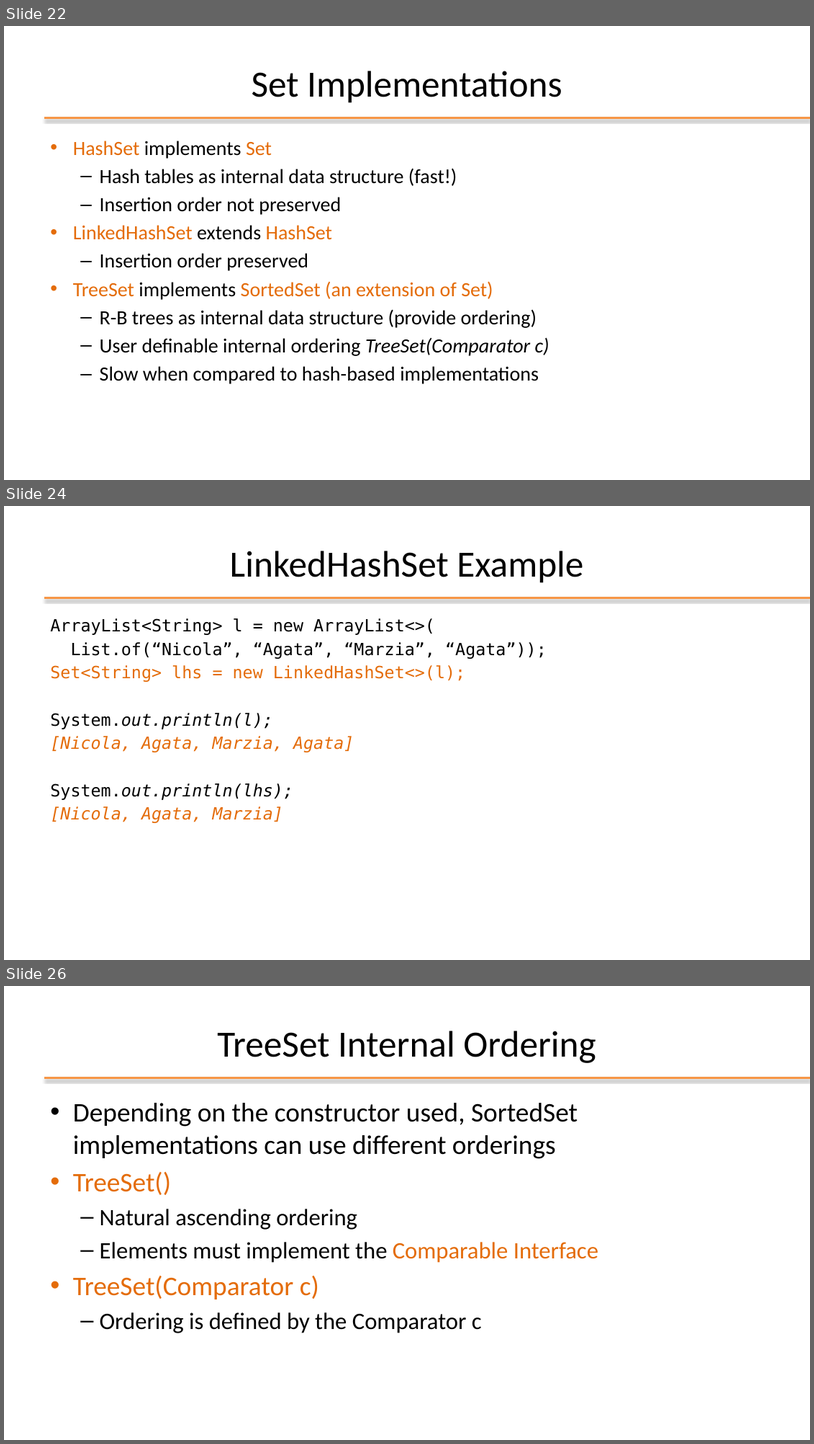
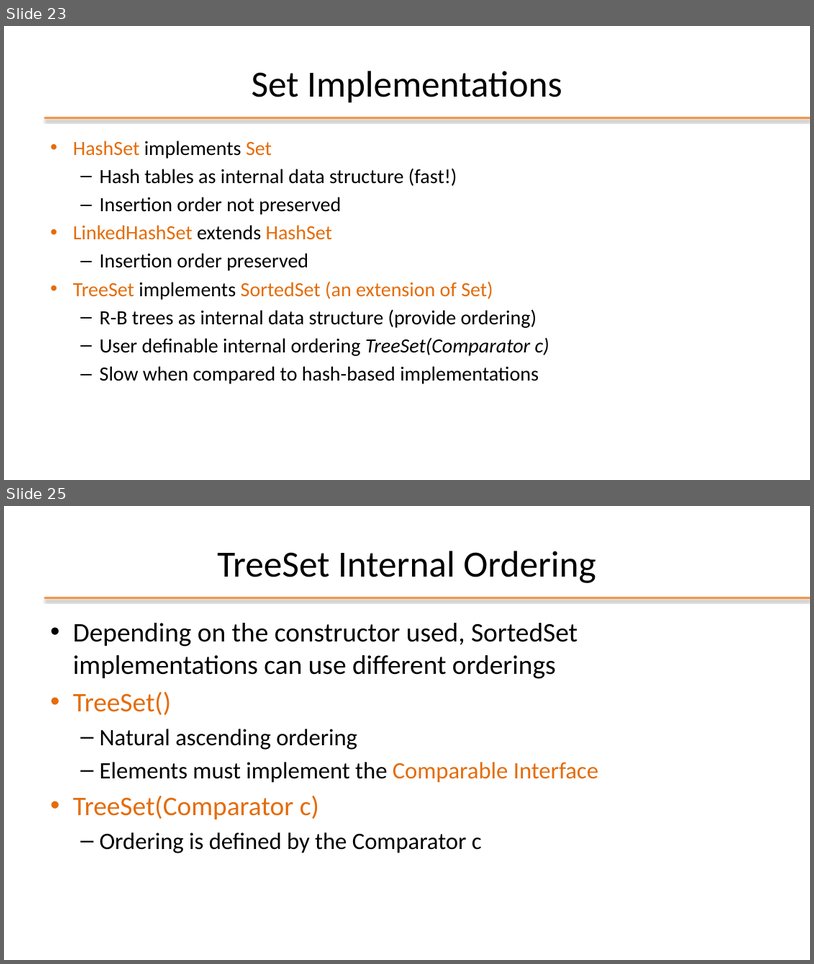
Before and after one commit to nbicocchi/learn-java-core, a slide deck: assets/slides/E4 - Java Data Structures.pptx. Shown one above the other, each under a label of ours: slides 22, 24 and 26 before the commit, slides 23 and 25 after it; the slides between them are not shown. The pictures are 814x1444 and 814x964 pixels, drawn with LibreOffice and Linux fonts; fonts in the diff are those of the drawing; background and template pictures are left out. Boxes give left, top, right and bottom in pixels: in the first picture for what was removed or moved away, otherwise in the second. Text is boxed around its words. In the diff, an @@ line names an element or a change of style, - is before the commit and + after.

```diff
--- a/assets/slides/E4 - Java Data Structures.pptx
+++ b/assets/slides/E4 - Java Data Structures.pptx
@@ slide 24 removed at bbox=[4, 506, 810, 960], background #FFFFFF; not listed: 1 template element that a slide beside it also shows @@
@@ title removed at bbox=[230, 551, 584, 583] @@
-LinkedHashSet Example
@@ text removed at bbox=[50, 618, 547, 823] @@
-ArrayList<String> l = new ArrayList<>(
-List.of(“Nicola”, “Agata”, “Marzia”, “Agata”));
-Set<String> lhs = new LinkedHashSet<>(l);
-System.out.println(l);
-[Nicola, Agata, Marzia, Agata]
-System.out.println(lhs);
-[Nicola, Agata, Marzia]
@@ what was slide 22 is now slide 23 @@
@@ what was slide 26 is now slide 25 @@
```
Also in this commit, not shown: 7 slides changed, 4 slides added, 5 other slides removed, 1 other file.
